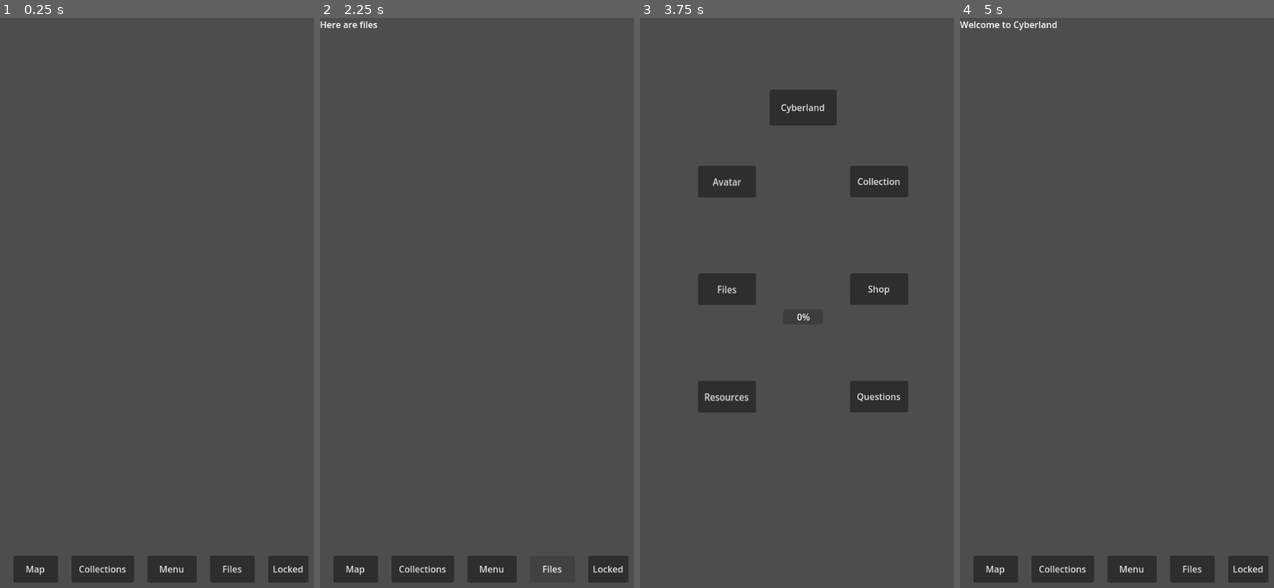
Above: before the commit, frames 1-4 (left to right).
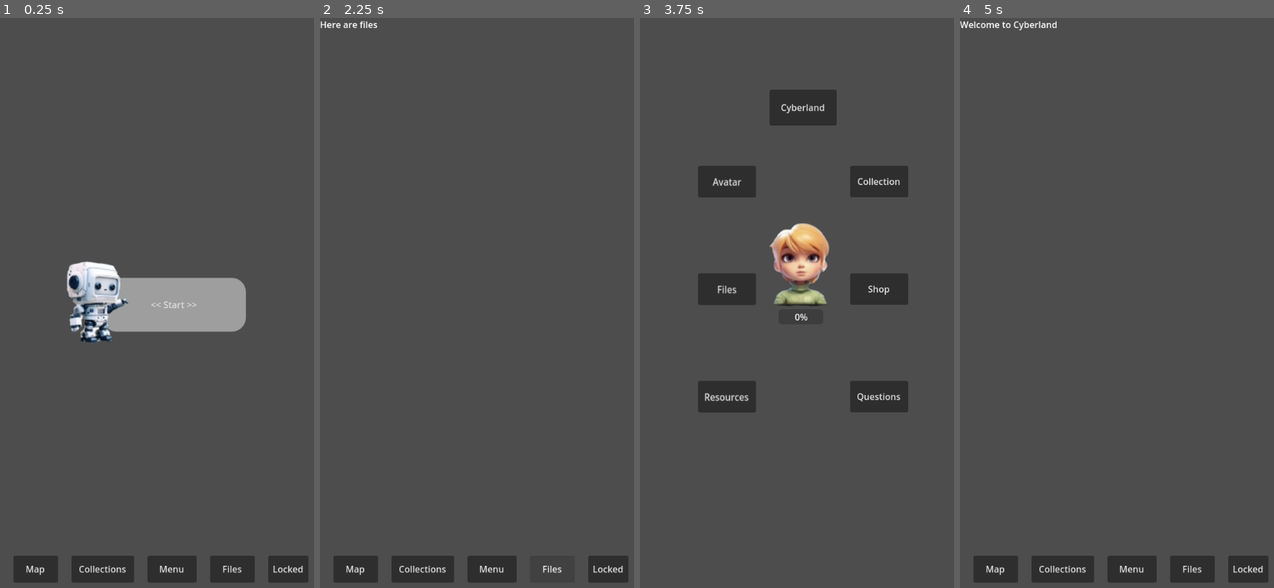
Above: after the commit, the same moments.

Repository: eyubious/cyberland-godot
Game: Godot game, scene res://start_seq/start_page.tscn
The game is run twice, just before and just after one commit, with the same random seed, the same clock (stepped at 60 frames per second) and the same inputs. Before the commit the project starts from res://login.tscn.
Inputs:
- Up to frame 1 (0.25 s): no input
- Up to frame 2 (2.25 s): click "Map" at 0.5 s; click "Map" at 1.25 s; click "Files" at 2 s
- Up to frame 3 (3.75 s): click "Map" at 2.75 s; click "Menu" at 3.5 s
- Up to frame 4 (5 s): click "Cyberland" at 4.25 s

The runs differ from the first frame. In frame 1, 5.8% of the frame differs, in the area x 21-79%, y 42-58%; in frame 2, nothing differs; in frame 3, 2.0%; in frame 4, nothing differs.

Commit message:
start page button created

Diff:
--- a/collections.tscn
+++ b/collections.tscn
@@ -13,4 +13,4 @@
 horizontal_alignment = 1
 vertical_alignment = 1
 
-[node name="MainMenu" parent="." instance=ExtResource("1_leggr")]
+[node name="BottonMenu" parent="." instance=ExtResource("1_leggr")]
--- a/cyberland_map.tscn
+++ b/cyberland_map.tscn
@@ -9,4 +9,4 @@
 offset_bottom = 23.0
 text = "Welcome to Cyberland"
 
-[node name="MainMenu" parent="." instance=ExtResource("1_0f83g")]
+[node name="BottomMenu" parent="." instance=ExtResource("1_0f83g")]
--- a/files.tscn
+++ b/files.tscn
@@ -9,4 +9,4 @@
 offset_bottom = 23.0
 text = "Here are files"
 
-[node name="MainMenu" parent="." instance=ExtResource("1_3i7e0")]
+[node name="BottomMenu" parent="." instance=ExtResource("1_3i7e0")]
--- a/login.tscn
+++ b/login.tscn
@@ -4,7 +4,7 @@
 
 [sub_resource type="Theme" id="Theme_ac7ox"]
 
-[node name="MainMenu" type="Node2D"]
+[node name="BottomMenu" type="Node2D"]
 script = ExtResource("1_082vf")
 
 [node name="MapBtn" type="Button" parent="."]
--- a/main_menu.tscn
+++ b/main_menu.tscn
@@ -1,6 +1,7 @@
-[gd_scene load_steps=2 format=3 uid="uid://dmc6hldljd4cl"]
+[gd_scene load_steps=3 format=3 uid="uid://dmc6hldljd4cl"]
 
 [ext_resource type="Script" path="res://main_menu.gd" id="1_o7myp"]
+[ext_resource type="Texture2D" uid="uid://c61daik220bkq" path="res://Images/avatar.png" id="2_37vxc"]
 
 [node name="MainMenu" type="Node2D"]
 script = ExtResource("1_o7myp")
@@ -59,10 +60,15 @@
 text = "Resources"
 
 [node name="ProgressBar" type="ProgressBar" parent="."]
-offset_left = 256.0
+offset_left = 248.0
 offset_top = 520.0
 offset_right = 328.0
 offset_bottom = 547.0
+
+[node name="Sprite2D2" type="Sprite2D" parent="."]
+position = Vector2(276, 444.25)
+scale = Vector2(0.964286, 0.966926)
+texture = ExtResource("2_37vxc")
 
 [connection signal="pressed" from="MapBtn" to="." method="_on_map_btn_pressed"]
 [connection signal="pressed" from="AvatarBtn" to="." method="_on_avatar_btn_pressed"]
--- a/project.godot
+++ b/project.godot
@@ -11,7 +11,7 @@
 [application]
 
 config/name="Cyberland"
-run/main_scene="res://login.tscn"
+run/main_scene="res://start_seq/start_page.tscn"
 config/features=PackedStringArray("4.1", "Mobile")
 config/icon="res://icon.svg"
 
--- /dev/null
+++ b/start_seq/start_page.gd
@@ -0,0 +1,15 @@
+extends Node2D
+
+
+# Called when the node enters the scene tree for the first time.
+func _ready():
+	pass # Replace with function body.
+
+
+# Called every frame. 'delta' is the elapsed time since the previous frame.
+func _process(delta):
+	pass
+
+
+func _on_start_btn_pressed():
+	get_tree().change_scene_to_file("res://main_menu.tscn")
--- /dev/null
+++ b/start_seq/start_page.tscn
@@ -0,0 +1,38 @@
+[gd_scene load_steps=6 format=3 uid="uid://cqm28s5nek0n2"]
+
+[ext_resource type="Script" path="res://start_seq/start_page.gd" id="1_xgmka"]
+[ext_resource type="Texture2D" uid="uid://d3nmoagv0biv0" path="res://Images/robot_rightHand.png" id="2_7qucm"]
+[ext_resource type="PackedScene" uid="uid://b6jhxxvvwogk7" path="res://login.tscn" id="3_5ym3l"]
+
+[sub_resource type="StyleBoxFlat" id="StyleBoxFlat_57qnh"]
+bg_color = Color(0.619608, 0.619608, 0.619608, 1)
+corner_radius_top_left = 25
+corner_radius_top_right = 25
+corner_radius_bottom_right = 25
+corner_radius_bottom_left = 25
+
+[sub_resource type="Theme" id="Theme_0qpwl"]
+Button/styles/hover = SubResource("StyleBoxFlat_57qnh")
+Button/styles/normal = SubResource("StyleBoxFlat_57qnh")
+Button/styles/pressed = SubResource("StyleBoxFlat_57qnh")
+
+[node name="StartPage" type="Node2D"]
+script = ExtResource("1_xgmka")
+
+[node name="Sprite2D" type="Sprite2D" parent="."]
+position = Vector2(168, 488)
+scale = Vector2(1.16364, 1.13661)
+texture = ExtResource("2_7qucm")
+
+[node name="startBtn" type="Button" parent="."]
+z_index = -1
+offset_left = 184.0
+offset_top = 464.0
+offset_right = 440.0
+offset_bottom = 560.0
+theme = SubResource("Theme_0qpwl")
+text = "<< Start >>"
+
+[node name="BottomMenu" parent="." instance=ExtResource("3_5ym3l")]
+
+[connection signal="pressed" from="startBtn" to="." method="_on_start_btn_pressed"]
Binary file added: Images/avatar.png
Not shown, added: Images/avatar.png.import
Binary file added: Images/robot_leftF.png
Not shown, added: Images/robot_leftF.png.import
Binary file added: Images/robot_leftHand.png
Not shown, added: Images/robot_leftHand.png.import
Binary file added: Images/robot_rightF.png
Not shown, added: Images/robot_rightF.png.import
Binary file added: Images/robot_rightHand.png
Not shown, added: Images/robot_rightHand.png.import
